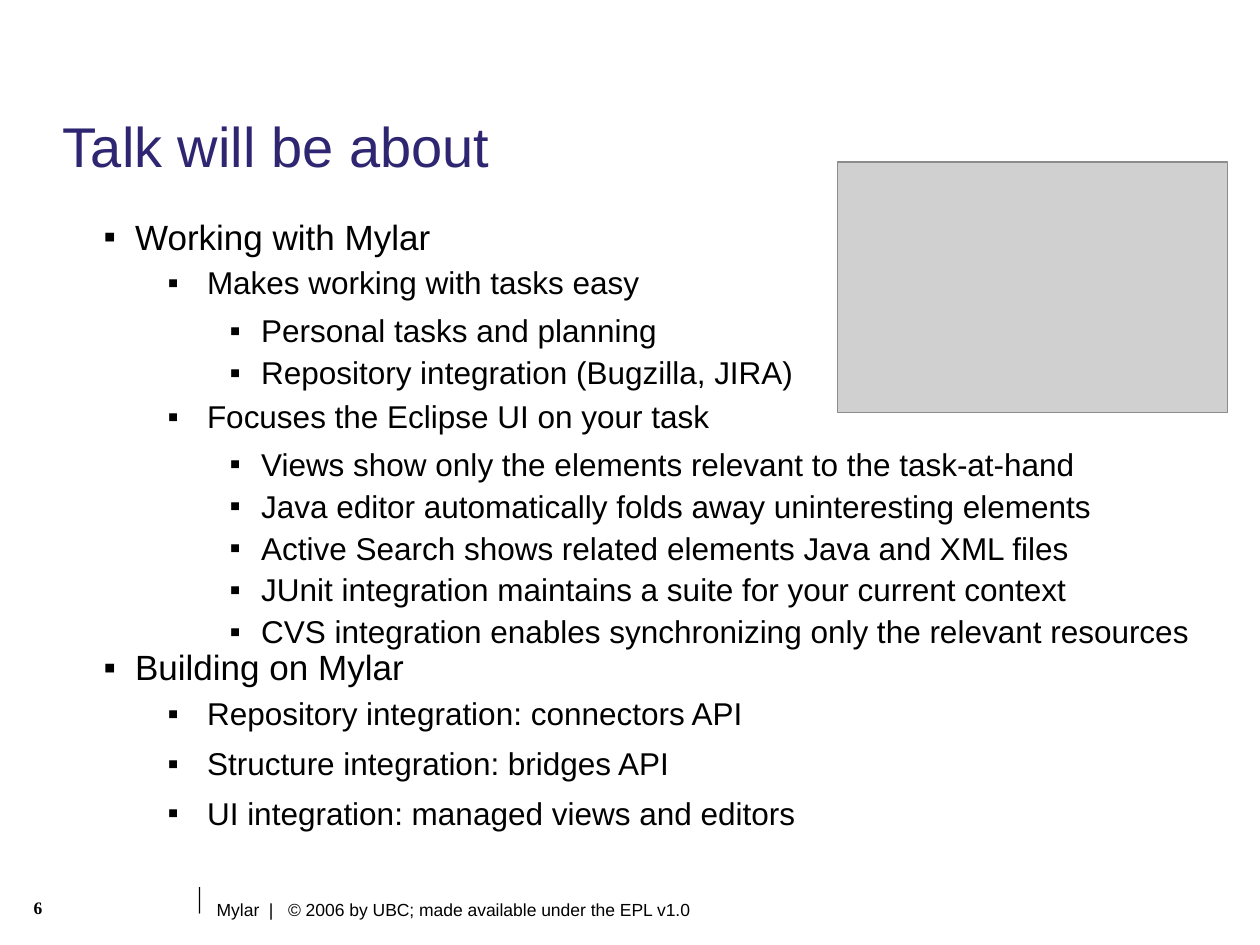
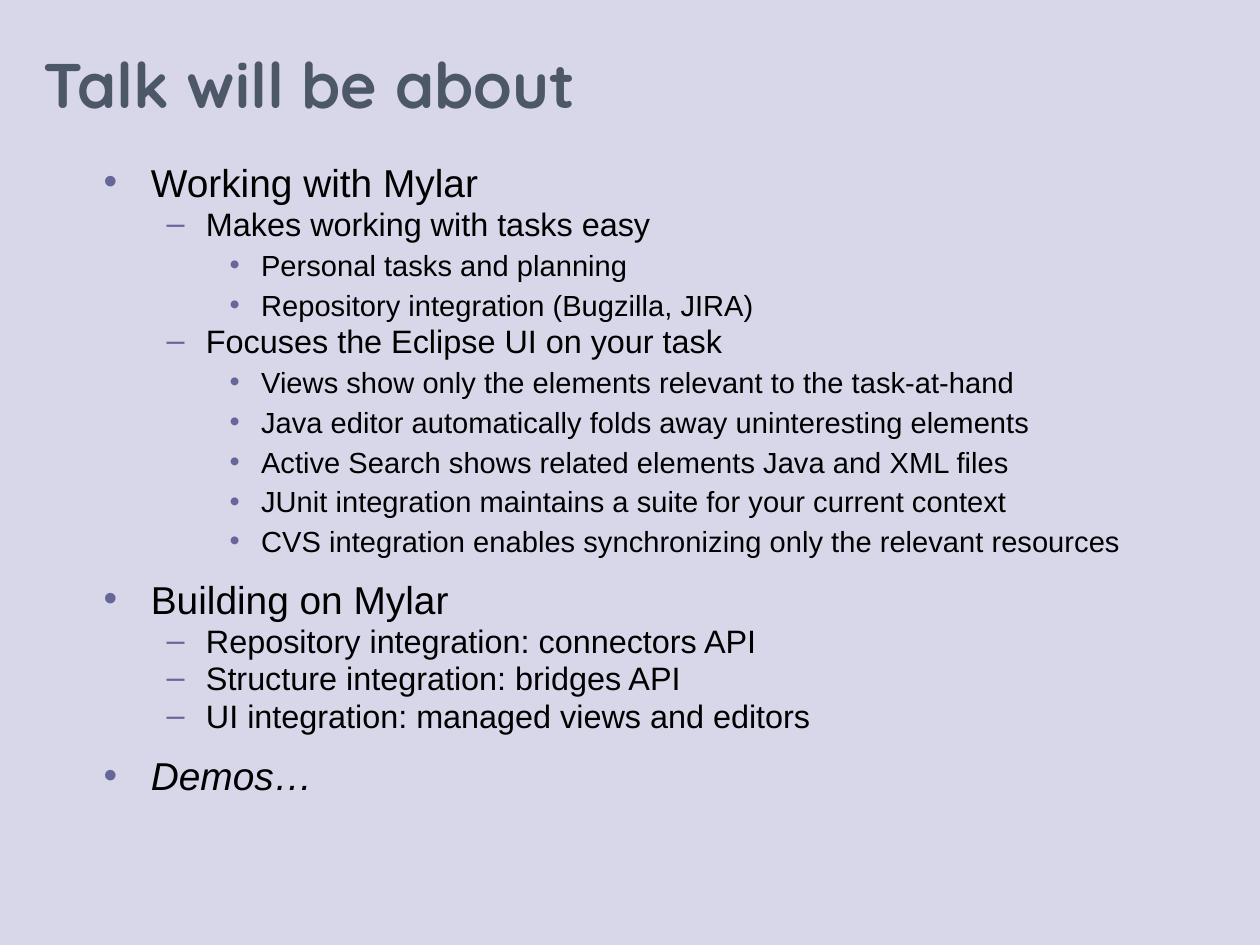
Before and after one commit to eclipse-mylyn/mylyn-website, a slide deck: slide 6 of publications/2006-03-mylar-eclipsecon.ppt. Drawn at 1260x945 pixels with LibreOffice and Linux fonts; fonts in the diff are those of the drawing; grey boxes stand for pictures; background and template pictures are left out. Boxes give left, top, right and bottom in pixels: in the first picture for what was removed or moved away, otherwise in the second. Text is boxed around its words. In the diff, an @@ line names an element or a change of style, - is before the commit and + after.

Commit message:
Progress on: prepare eclipsecon talk and slides

```diff
--- a/publications/2006-03-mylar-eclipsecon.ppt
+++ b/publications/2006-03-mylar-eclipsecon.ppt
@@ rectangle added at (0,0,1260,945), fill #D8D7E9 @@
@@ title "Talk will be about": place and size @@
-title "Talk will be about" at (63,126,489,168)
+title "Talk will be about" at (44,61,575,109)
@@ title "Talk will be about" at (44,61,575,109): size 32 to 36 pt, font Arial to Quicksand, text colour #2F2672 to #4C5768, bold on; line spacing 0.9 to 0.85; vertical alignment top to middle @@
@@ text "Working with Mylar": place and size @@
-text "Working with Mylar" at (135,224,1188,830)
+text "Working with Mylar" at (151,169,1120,791)
@@ text at (151,169,1120,734): size 20 to 22.2 pt in "Working with Mylar", "Building on Mylar"; size 18 to 18.5 pt in "Makes working with tasks easy", "Focuses the Eclipse UI on your task", "Repository integration: connectors API", "Structure integration: bridges API" and 1 more places; size 18 to 16.6 pt in "Personal tasks and planning", "Repository integration (Bugzilla, JIRA)", "Views show only the elements relevant to ...", "Java editor automatically folds away uninteresting elements" and 3 more places; bullet ▪ to •; line spacing 0.9 to 0.8; more space between paragraphs; bullet colour #000000 to #666699; bullet ▪ to –; less space between paragraphs @@
@@ picture removed at (838,163,1227,413) @@
@@ text at (151,763,313,791): paragraph added @@
+• Demos…
@@ line removed from (199, 887) to (199, 914) @@
@@ page number removed at (34,902,43,914) @@
-6
@@ text removed at (217,903,690,920) @@
-Mylar | © 2006 by UBC; made available under the EPL v1.0
```
Also in this commit, not shown: 10 other slides changed, 6 slides added, 3 slides removed.
